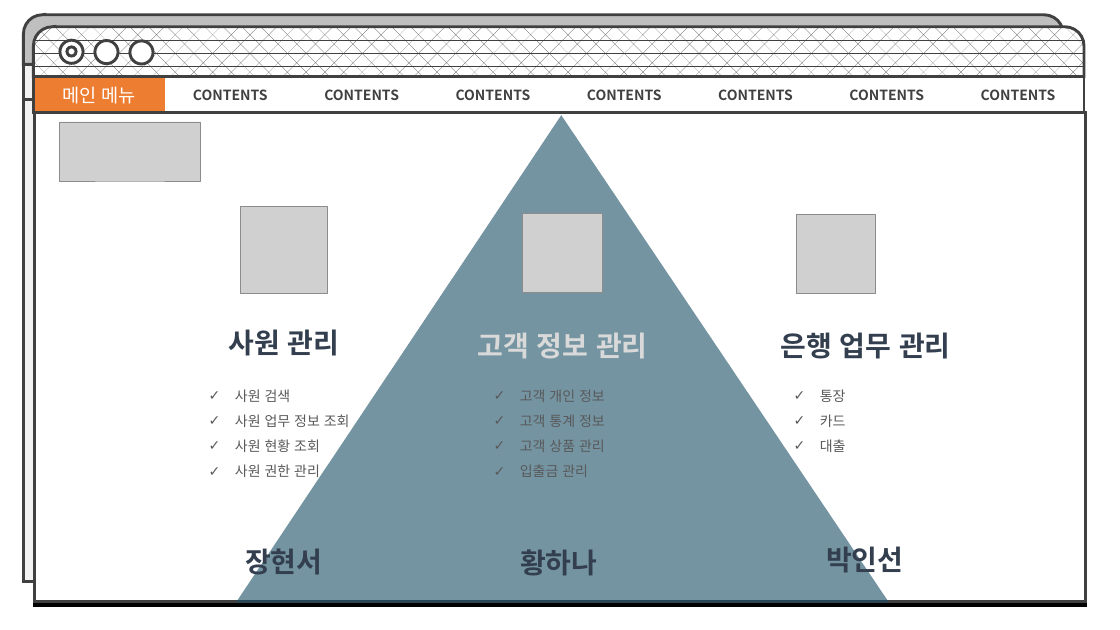
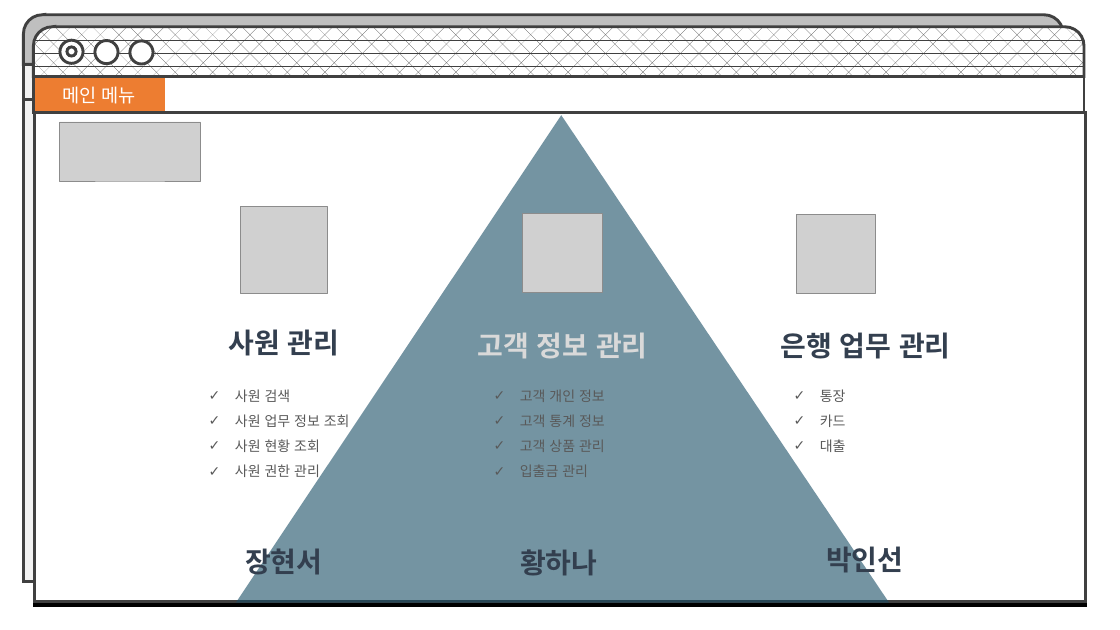
Before and after one commit to DaeguIT-MinSuKim/yi_java3st_2team, a slide deck: slide 5 of file/ppt.pptx. Drawn at 1120x630 pixels with LibreOffice and Linux fonts; fonts in the diff are those of the drawing; grey boxes stand for pictures. Boxes give left, top, right and bottom in pixels: in the first picture for what was removed or moved away, otherwise in the second. Text is boxed around its words. In the diff, an @@ line names an element or a change of style, - is before the commit and + after.

```diff
--- a/file/ppt.pptx
+++ b/file/ppt.pptx
@@ table at <box>34,77,1082,112</box> @@
-row 1: 메인 메뉴 | CONTENTS | CONTENTS | CONTENTS | CONTENTS | CONTENTS | CONTENTS | CONTENTS
+row 1: 메인 메뉴 |  |  |  |  |  |  | 
```
Also in this commit, not shown: 8 other slides changed.
